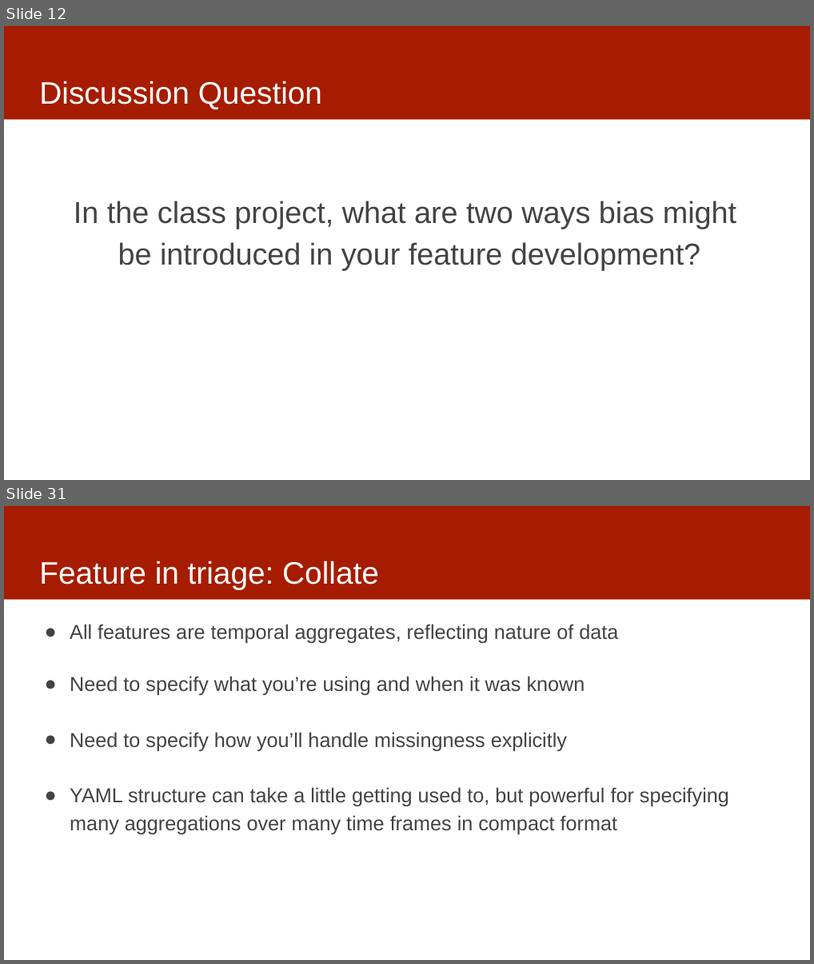
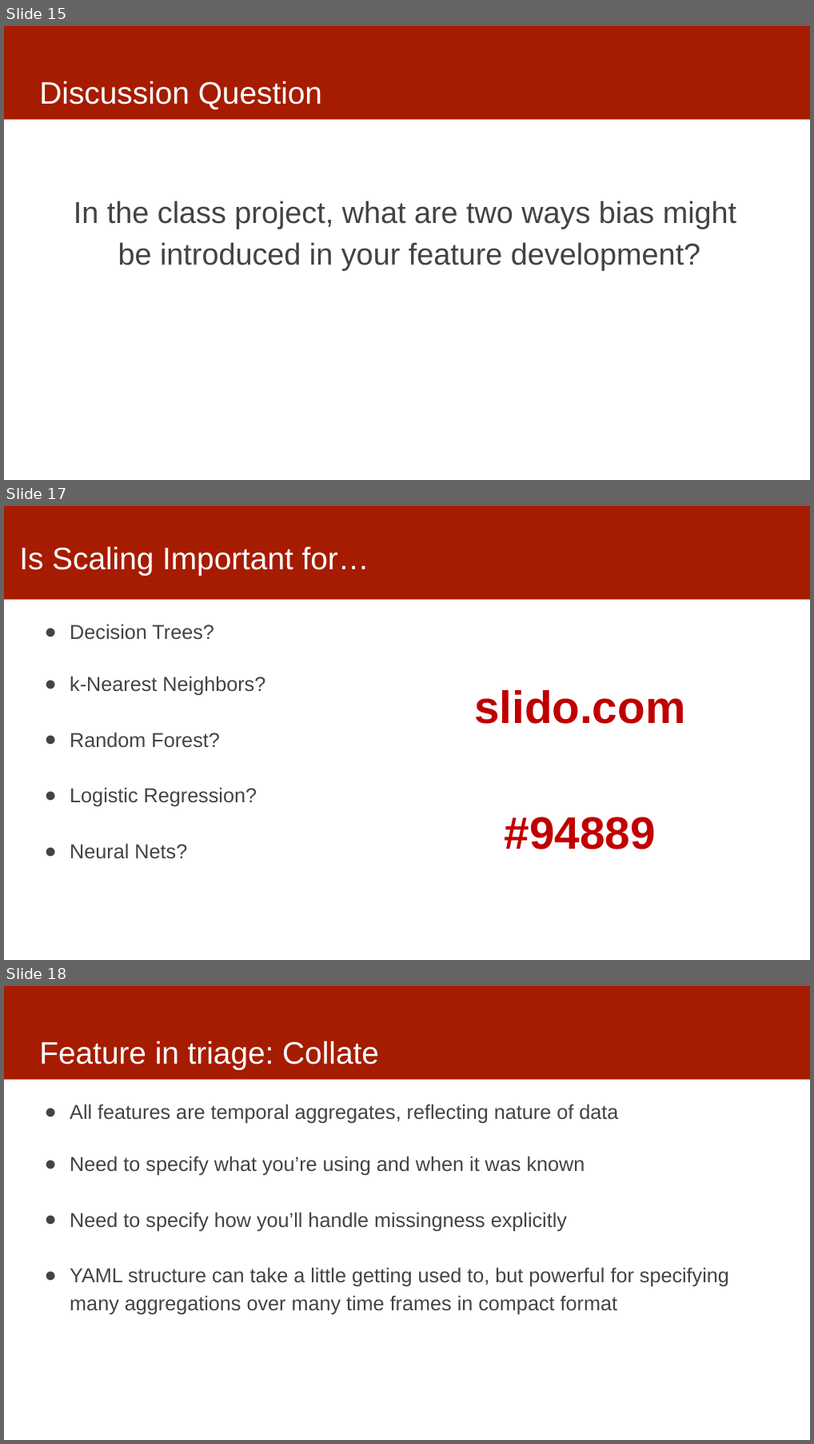
Before and after one commit to dssg/mlforpublicpolicylab, a slide deck: Lectures/12-features-and-imputation.pptx. Shown one above the other, each under a label of ours: slides 12 and 31 before the commit, slides 15, 17 and 18 after it; the slides between them are not shown. The pictures are 814x964 and 814x1444 pixels, drawn with LibreOffice and Linux fonts; fonts in the diff are those of the drawing. Boxes give left, top, right and bottom in pixels: in the first picture for what was removed or moved away, otherwise in the second. Text is boxed around its words. In the diff, an @@ line names an element or a change of style, - is before the commit and + after.

```diff
--- a/Lectures/12-features-and-imputation.pptx
+++ b/Lectures/12-features-and-imputation.pptx
@@ slide 17 added at box(4, 506, 810, 960), background #FFFFFF; not listed: 1 template element that a slide beside it also shows @@
@@ title added at box(19, 547, 370, 575), 37 pt, text #FFFFFF @@
+Is Scaling Important for…
@@ text added at box(70, 624, 266, 859), 24 pt, text #434343 @@
+● Decision Trees?
+● k-Nearest Neighbors?
+● Random Forest?
+● Logistic Regression?
+● Neural Nets?
@@ text added at box(474, 690, 686, 849), 54 pt, text #C00000, bold @@
+slido.com
+#94889
@@ what was slide 12 is now slide 15 @@
@@ what was slide 31 is now slide 18 @@
```
Also in this commit, not shown: 5 slides changed, 4 other slides added.
